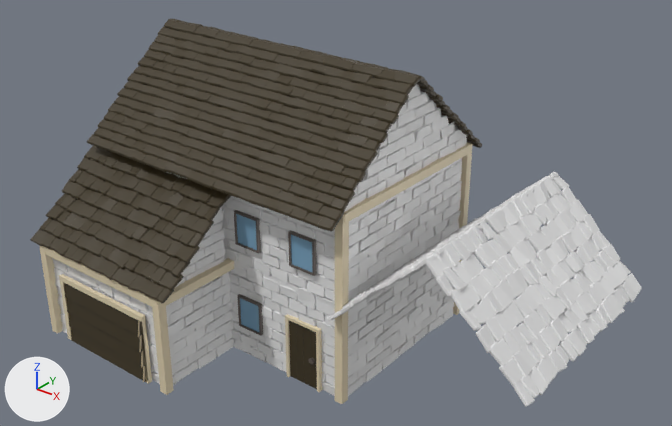
The FBX model Assets/Models/Buildings/HouseE.fbx as it was, and as the next commit left it.
Rendered twice from a 50 mm camera at (8.96, -12.78, 8.62) aimed at (-0.77, -0.62, 1.08). The axes (+X, +Y, +Z) are drawn at lower left. The lights are the same throughout. Where no turn or scale is listed for an object, it has been applied to the vertices.
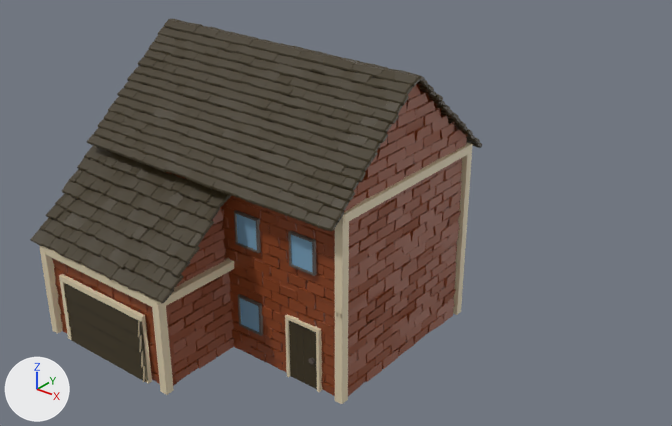
What the commit changed:
Material 'Material.009' (mat_material_009) is new.
Its base color is (0.254, 0.0558, 0.0137) (brown #8a431f).
me_cube_085 has 1312 vertices, 1166 faces and spans x -1.02..1.01, y -0.08..0.08, z -1.02..1.02.
me_cube_085 no longer uses material mat_material (white #e7e7e7).
me_cube_085 now uses material mat_material_009 (brown #8a431f).
me_cube_082 has 1312 vertices, 1166 faces and spans x -0.94..1.09, y -3.14..-2.98, z -1.01..1.02.
me_cube_082 no longer uses material mat_material (white #e7e7e7).
me_cube_082 now uses material mat_material_009 (brown #8a431f).
me_cube_058 has 1312 vertices, 1166 faces and spans x -0.94..1.09, y -3.14..-2.98, z -1.01..1.02.
me_cube_058 no longer uses material mat_material (white #e7e7e7).
me_cube_058 now uses material mat_material_009 (brown #8a431f).
me_cube_055 has 1312 vertices, 1166 faces and spans x -0.94..1.09, y -3.14..-2.98, z -1.01..1.02.
me_cube_055 no longer uses material mat_material (white #e7e7e7).
me_cube_055 now uses material mat_material_009 (brown #8a431f).
me_cube_102 has 518 vertices, 402 faces and spans x -1.58..-0.6, y 1.5..1.66, z -1.97..-0.16.
me_cube_102 no longer uses material mat_material (white #e7e7e7).
me_cube_102 now uses material mat_material_009 (brown #8a431f).
me_cube_060 has 1312 vertices, 1166 faces and spans x -1.02..1.01, y -0.08..0.08, z -1.02..1.02.
me_cube_060 no longer uses material mat_material (white #e7e7e7).
me_cube_060 now uses material mat_material_009 (brown #8a431f).
me_cube_061 has 734 vertices, 617 faces and spans x -1.59..-0.6, y 1.5..1.66, z -1.97..0.06.
me_cube_061 no longer uses material mat_material (white #e7e7e7).
me_cube_061 now uses material mat_material_009 (brown #8a431f).
me_cube_104 has 824 vertices, 685 faces and spans x -1.01..1.01, y -0.08..0.08, z -1.02..0.79.
me_cube_104 no longer uses material mat_material (white #e7e7e7).
me_cube_104 now uses material mat_material_009 (brown #8a431f).
Object 'Plane.001' (ob_plane_001) is deleted.

Boxes [x1, y1, x2, y2] around the edits, measured in the pictures (672 x 426 px):
'Plane.001', deleted
    before: [327, 172, 642, 407]
'Cube.040', recoloured (white to brown)
    both: [348, 158, 462, 313]
'Cube.027', recoloured (white to brown)
    both: [348, 240, 457, 396]
'Cube.037', recoloured (white to brown)
    both: [222, 196, 335, 310]
'Cube.014', recoloured (white to brown)
    both: [221, 265, 335, 396]
'Cube.049', recoloured (white to brown)
    both: [344, 84, 467, 212]
'Cube.028', recoloured (white to brown)
    both: [168, 272, 236, 384]
'Cube.025', recoloured (white to brown)
    both: [52, 258, 177, 386]
'Cube.030', recoloured (white to brown)
    both: [176, 207, 227, 287]
